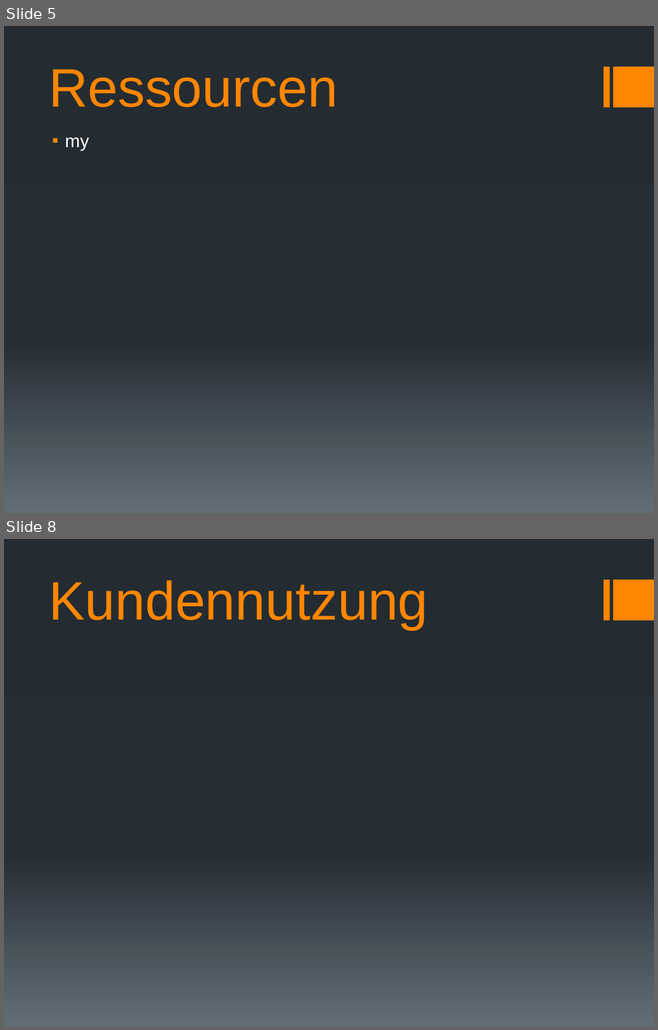
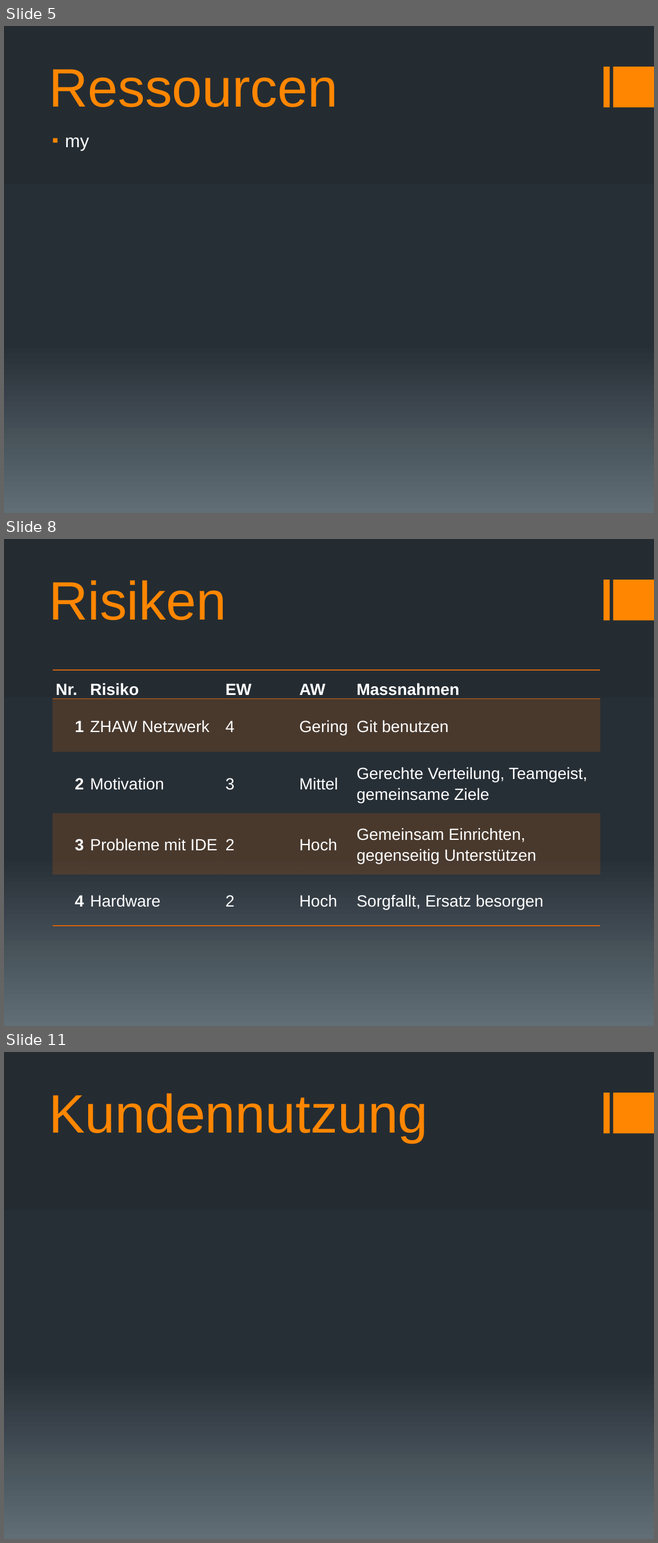
Before and after one commit to docker-apps/Docker, a slide deck: Documents/Projektskizze/Projektskizze_Präsentation_v1.pptx. Shown one above the other, each under a label of ours: slides 5 and 8 before the commit, slides 5, 8 and 11 after it; the slides between them are not shown. The pictures are 658x1030 and 658x1543 pixels, drawn with LibreOffice and Linux fonts; fonts in the diff are those of the drawing. Boxes give left, top, right and bottom in pixels: in the first picture for what was removed or moved away, otherwise in the second. Text is boxed around its words. In the diff, an @@ line names an element or a change of style, - is before the commit and + after.

```diff
--- a/Documents/Projektskizze/Projektskizze_Präsentation_v1.pptx
+++ b/Documents/Projektskizze/Projektskizze_Präsentation_v1.pptx
@@ slide 8 added at [4, 539, 654, 1026], background gradient #242C33 to #273037 to #636D76; not listed: 2 template elements that a slide beside it also shows @@
@@ title added at [49, 580, 226, 620], 60 pt, text #FF8600 @@
+Risiken
@@ table added at [53, 670, 600, 926], 5 rows, 5 columns @@
+Nr. | Risiko | EW | AW | Massnahmen
+1 | ZHAW Netzwerk | 4 | Gering | Git benutzen
+2 | Motivation | 3 | Mittel | Gerechte Verteilung, Teamgeist, gemeinsame Ziele
+3 | Probleme mit IDE | 2 | Hoch | Gemeinsam Einrichten, gegenseitig Unterstützen
+4 | Hardware | 2 | Hoch | Sorgfallt, Ersatz besorgen
@@ what was slide 8 is now slide 11 @@
```
Also in this commit, not shown: 4 other slides added, 2 slides removed, 8 other files.
